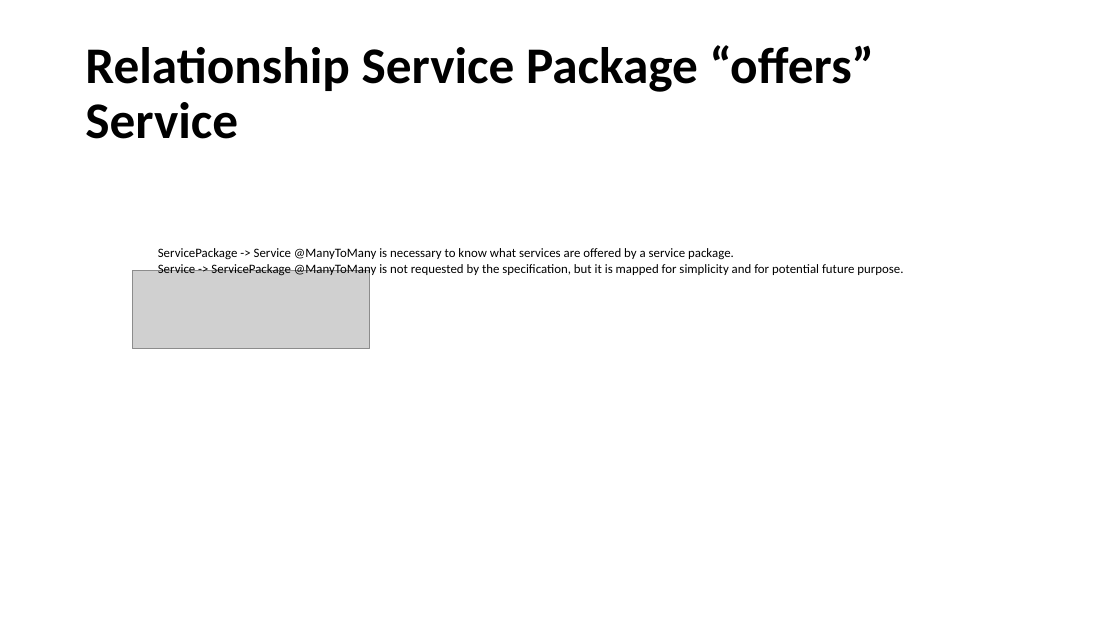
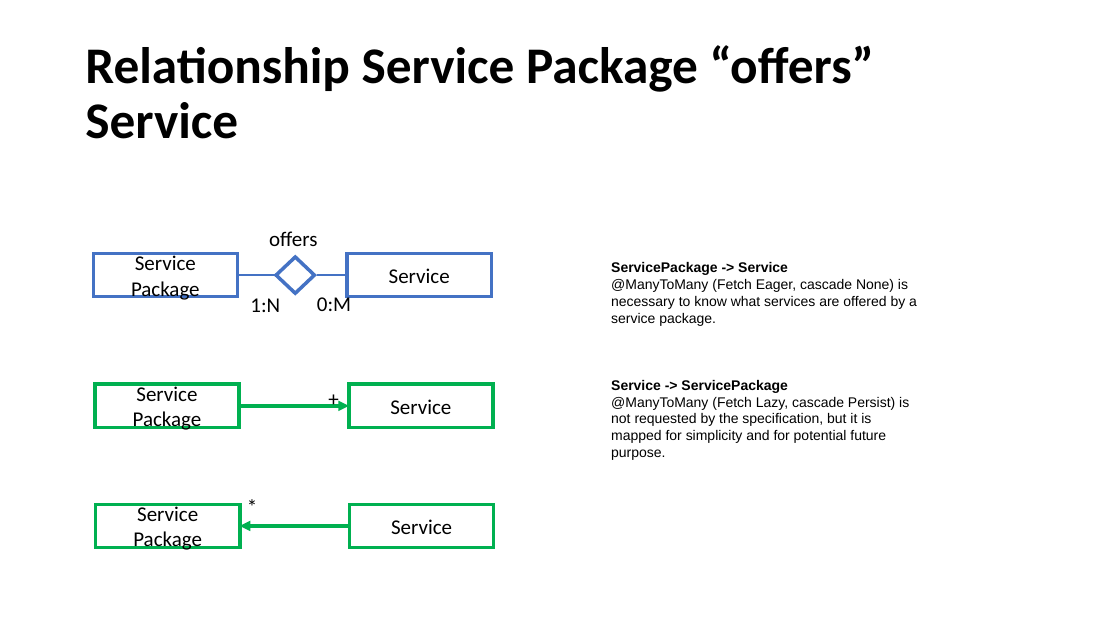
Before and after one commit to priscia99/databases-2-project, a slide deck: slide 29 of Deliverables/Report/Report.pptx (slide 21 before the commit). Drawn at 1120x630 pixels with LibreOffice and Linux fonts; fonts in the diff are those of the drawing; grey boxes stand for pictures. Boxes give left, top, right and bottom in pixels: in the first picture for what was removed or moved away, otherwise in the second. Text is boxed around its words. In the diff, an @@ line names an element or a change of style, - is before the commit and + after.

```diff
--- a/Deliverables/Report/Report.pptx
+++ b/Deliverables/Report/Report.pptx
@@ text at box(611, 262, 917, 460): text changed; size 11 to 12 pt; font Calibri to Arial @@
-ServicePackage -> Service @ManyToMany is necessary to know what services are offered by a service package.
-Service -> ServicePackage @ManyToMany is not requested by the specification, but it is mapped for simplicity and for potential future purpose.
+ServicePackage -> Service
+@ManyToMany (Fetch Eager, cascade None) is necessary to know what services are offered by a service package.
+Service -> ServicePackage
+@ManyToMany (Fetch Lazy, cascade Persist) is not requested by the specification, but it is mapped for simplicity and for potential future purpose.
@@ picture removed at box(132, 271, 369, 349) @@
@@ group added at box(93, 231, 494, 548): 6 rectangles, 5 texts, 2 lines, 2 arrows, 1 diamond @@
+Service
+Service Package
+0:M
+1:N
+offers
+Service
+Service Package
+Service
+Service Package
++
+*
```
Also in this commit, not shown: 25 other slides changed, 33 slides added, 5 slides removed, 5 other files.
